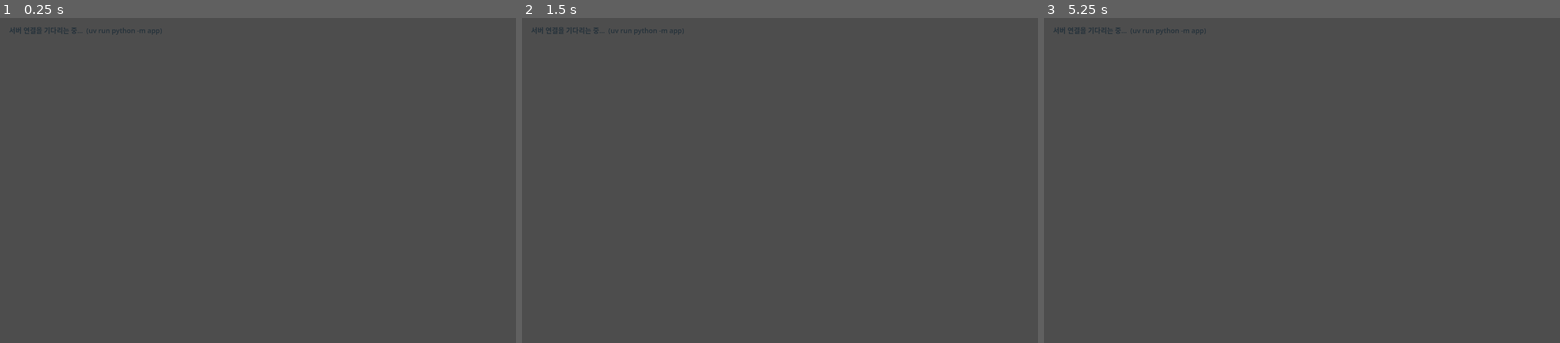
Above: before the commit, frames 1-3 (left to right).
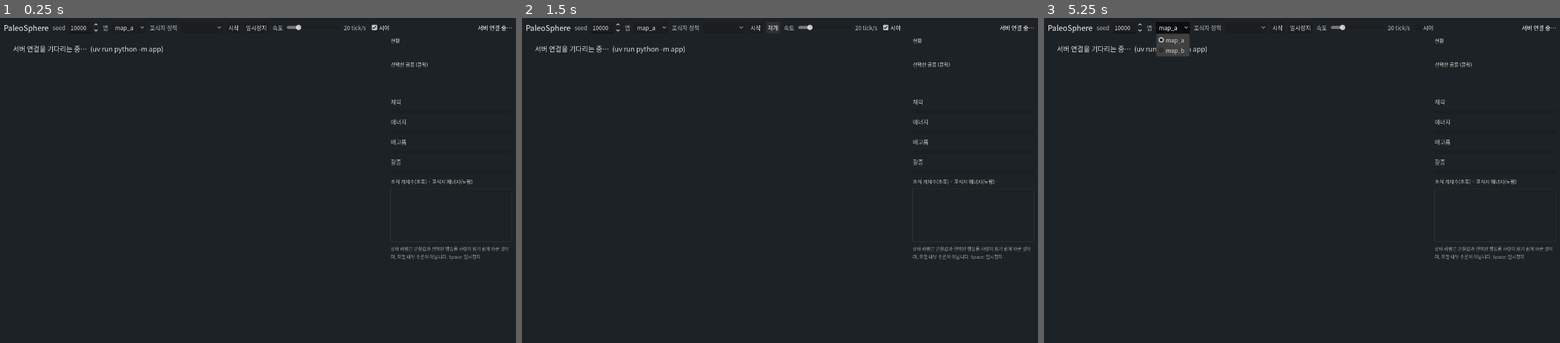
Above: after the commit, the same moments.

Repository: jngbnss/paleosphere-ai
Game: Godot game, scene res://scenes/main.tscn
Same seed, same stepped clock (60 frames per second), same inputs: the game is played once before the commit and once after it.
Inputs (mouse positions are in pixels of both pictures, inside the frame that each line leads up to):
- Up to frame 1 (0.25 s): no input
- Up to frame 2 (1.5 s): click (651, 27) at 0.5 s, where only the run after the commit has a clickable "map_a"; click (780, 27) at 1.25 s, where only the run after the commit has a clickable "일시정지"
- Up to frame 3 (5.25 s): click (1296, 27) at 2 s, where only the run after the commit has a clickable "재개"; click (1425, 27) at 2.75 s, where only the run after the commit has a clickable "시야"; click (1276, 27) at 3.5 s, where only the run after the commit has a clickable "시작"; click (1276, 27) at 4.25 s, where only the run after the commit has a clickable "시작"; click (1173, 27) at 5 s, where only the run after the commit has a clickable "map_a"

The runs differ from the first frame. In frame 1, 100% of the frame differs, in the area x 0-100%, y 0-100%; in frame 2, 100%; in frame 3, 99%.

Commit message:
feat: 4.4 Godot 관찰자 UI (정책 선택, 속도, 선택 패널, 상태 라벨, 그래프)
Co-Authored-By: Claude Opus 5.5 <noreply@anthropic.com>

Diff:
--- a/godot/scripts/main.gd
+++ b/godot/scripts/main.gd
@@ -1,29 +1,313 @@
 extends Control
-## PaleoSphere observer viewer. Connects to the sim server, starts a run and renders it.
-## Run headless smoke check: godot --headless --path godot -- --smoke
+## PaleoSphere observer viewer.
+## The Python server owns the simulation; this scene renders snapshots and sends commands.
+##   godot --path godot                         # normal
+##   godot --path godot -- --server=ws://host:port/ws/sim
+##   godot --headless --path godot -- --smoke   # CI/local smoke check
+
+const BAR_COLORS := {
+	"health": Color("4f9a53"), "energy": Color("d6a03a"),
+	"hunger": Color("c4472f"), "thirst": Color("5aa0c8"),
+}
+const BAR_NAMES := {"health": "체력", "energy": "에너지", "hunger": "배고픔", "thirst": "갈증"}
 
 var client: SimClient
 var world_view: WorldView
+var chart: LineChart
+
+var seed_box: SpinBox
+var map_option: OptionButton
+var policy_option: OptionButton
+var pause_button: Button
+var speed_slider: HSlider
+var speed_label: Label
+var status_label: Label
+var metrics_label: Label
+var selected_title: Label
+var selected_detail: Label
+var bars: Dictionary = {}
+
+var paused := false
+var last_snapshot: Dictionary = {}
 var smoke_mode := false
+var screenshot_path := ""
 var _smoke_snapshots := 0
-var _smoke_deadline := 15.0
+var _smoke_done := false
+var _smoke_deadline := 30.0
 
 
 func _ready() -> void:
 	smoke_mode = "--smoke" in OS.get_cmdline_user_args()
-	world_view = WorldView.new()
-	world_view.set_anchors_and_offsets_preset(Control.PRESET_FULL_RECT)
-	add_child(world_view)
+	for arg in OS.get_cmdline_user_args():
+		if arg.begins_with("--screenshot="):
+			screenshot_path = arg.trim_prefix("--screenshot=")
+			smoke_mode = true
+	RenderingServer.set_default_clear_color(Color("1d2226"))
+	_apply_theme()
+	_build_ui()
 
 	client = SimClient.new()
 	for arg in OS.get_cmdline_user_args():
 		if arg.begins_with("--server="):
 			client.url = arg.trim_prefix("--server=")
 	add_child(client)
+	client.connected.connect(func() -> void: _set_status("연결됨 — [시작]을 누르세요"))
+	client.disconnected.connect(func() -> void: _set_status("서버 연결 끊김, 재연결 중… (uv run python -m app)"))
 	client.hello_received.connect(_on_hello)
 	client.snapshot_received.connect(_on_snapshot)
-	client.error_received.connect(func(m: String) -> void: push_warning("server: " + m))
+	client.error_received.connect(func(m: String) -> void: _set_status("서버 오류: " + m))
 	client.connect_to_server()
+
+
+# ----------------------------------------------------------------------------- UI build
+func _apply_theme() -> void:
+	var font := SystemFont.new()
+	font.font_names = PackedStringArray(
+		["Malgun Gothic", "Apple SD Gothic Neo", "Noto Sans CJK KR", "Noto Sans KR", "sans-serif"])
+	var th := Theme.new()
+	th.default_font = font
+	th.default_font_size = 15
+	theme = th
+
+
+func _build_ui() -> void:
+	var root := VBoxContainer.new()
+	root.set_anchors_and_offsets_preset(Control.PRESET_FULL_RECT)
+	root.add_theme_constant_override("separation", 8)
+	add_child(root)
+
+	var margin := MarginContainer.new()
+	for side in ["left", "right", "top"]:
+		margin.add_theme_constant_override("margin_" + side, 10)
+	root.add_child(margin)
+	var bar := HBoxContainer.new()
+	bar.add_theme_constant_override("separation", 10)
+	margin.add_child(bar)
+
+	var title := Label.new()
+	title.text = "PaleoSphere"
+	title.add_theme_font_size_override("font_size", 20)
+	bar.add_child(title)
+
+	bar.add_child(_caption("seed"))
+	seed_box = SpinBox.new()
+	seed_box.min_value = 0
+	seed_box.max_value = 99999
+	seed_box.value = 10000
+	bar.add_child(seed_box)
+
+	bar.add_child(_caption("맵"))
+	map_option = OptionButton.new()
+	map_option.add_item("map_a")
+	map_option.add_item("map_b")
+	bar.add_child(map_option)
+
+	bar.add_child(_caption("포식자 정책"))
+	policy_option = OptionButton.new()
+	policy_option.custom_minimum_size.x = 110
+	bar.add_child(policy_option)
+
+	var start := Button.new()
+	start.text = "시작"
+	start.pressed.connect(_start)
+	bar.add_child(start)
+
+	pause_button = Button.new()
+	pause_button.text = "일시정지"
+	pause_button.pressed.connect(_toggle_pause)
+	bar.add_child(pause_button)
+
+	bar.add_child(_caption("속도"))
+	speed_slider = HSlider.new()
+	speed_slider.min_value = 1
+	speed_slider.max_value = 100
+	speed_slider.value = 20
+	speed_slider.custom_minimum_size.x = 140
+	speed_slider.size_flags_vertical = Control.SIZE_SHRINK_CENTER
+	speed_slider.value_changed.connect(_on_speed)
+	bar.add_child(speed_slider)
+	speed_label = _caption("20 tick/s")
+	bar.add_child(speed_label)
+
+	var vision := CheckBox.new()
+	vision.text = "시야"
+	vision.button_pressed = true
+	vision.toggled.connect(func(on: bool) -> void: world_view.show_vision = on)
+	bar.add_child(vision)
+
+	status_label = Label.new()
+	status_label.size_flags_horizontal = Control.SIZE_EXPAND_FILL
+	status_label.horizontal_alignment = HORIZONTAL_ALIGNMENT_RIGHT
+	status_label.text = "서버 연결 중…"
+	bar.add_child(status_label)
+
+	var body_margin := MarginContainer.new()
+	body_margin.size_flags_vertical = Control.SIZE_EXPAND_FILL
+	for side in ["left", "right", "bottom"]:
+		body_margin.add_theme_constant_override("margin_" + side, 10)
+	root.add_child(body_margin)
+	var body := HBoxContainer.new()
+	body.add_theme_constant_override("separation", 12)
+	body_margin.add_child(body)
+
+	world_view = WorldView.new()
+	world_view.size_flags_horizontal = Control.SIZE_EXPAND_FILL
+	world_view.size_flags_vertical = Control.SIZE_EXPAND_FILL
+	world_view.dino_selected.connect(func(_id: String) -> void: _refresh_selected())
+	body.add_child(world_view)
+
+	var side := VBoxContainer.new()
+	side.custom_minimum_size.x = 320
+	side.add_theme_constant_override("separation", 10)
+	body.add_child(side)
+
+	side.add_child(_section("현황"))
+	metrics_label = Label.new()
+	side.add_child(metrics_label)
+
+	side.add_child(_section("선택한 공룡 (클릭)"))
+	selected_title = Label.new()
+	selected_title.add_theme_font_size_override("font_size", 17)
+	side.add_child(selected_title)
+	selected_detail = Label.new()
+	selected_detail.autowrap_mode = TextServer.AUTOWRAP_WORD_SMART
+	side.add_child(selected_detail)
+	for key in ["health", "energy", "hunger", "thirst"]:
+		side.add_child(_caption(BAR_NAMES[key]))
+		var pb := ProgressBar.new()
+		pb.max_value = 100
+		pb.show_percentage = false
+		pb.custom_minimum_size.y = 10
+		var fill := StyleBoxFlat.new()
+		fill.bg_color = BAR_COLORS[key]
+		pb.add_theme_stylebox_override("fill", fill)
+		side.add_child(pb)
+		bars[key] = pb
+
+	side.add_child(_section("초식 개체수(초록) · 포식자 에너지(노랑)"))
+	chart = LineChart.new()
+	chart.custom_minimum_size = Vector2(300, 140)
+	side.add_child(chart)
+
+	var note := Label.new()
+	note.autowrap_mode = TextServer.AUTOWRAP_WORD_SMART
+	note.add_theme_font_size_override("font_size", 12)
+	note.modulate = Color(1, 1, 1, 0.6)
+	note.text = "상태 라벨은 관찰값과 선택된 행동을 사람이 읽기 쉽게 바꾼 것이며, 모델 내부 추론이 아닙니다. Space: 일시정지"
+	side.add_child(note)
+
+
+func _caption(text: String) -> Label:
+	var l := Label.new()
+	l.text = text
+	l.modulate = Color(1, 1, 1, 0.7)
+	return l
+
+
+func _section(text: String) -> Label:
+	var l := Label.new()
+	l.text = text
+	l.add_theme_font_size_override("font_size", 13)
+	l.modulate = Color(0.75, 0.85, 0.75)
+	return l
+
+
+func _set_status(text: String) -> void:
+	status_label.text = text
+
+
+# ----------------------------------------------------------------------------- commands
+func _start() -> void:
+	paused = false
+	pause_button.text = "일시정지"
+	chart.clear()
+	client.send_command({
+		"type": "start",
+		"seed": int(seed_box.value),
+		"map": map_option.get_item_text(map_option.selected),
+		"predator_policy": _selected_policy(),
+		"ticks_per_second": speed_slider.value,
+	})
+
+
+func _toggle_pause() -> void:
+	paused = not paused
+	pause_button.text = "재개" if paused else "일시정지"
+	client.send_command({"type": "pause" if paused else "resume"})
+
+
+func _on_speed(value: float) -> void:
+	speed_label.text = "%d tick/s" % int(value)
+	client.send_command({"type": "set_speed", "ticks_per_second": value})
+
+
+func _selected_policy() -> String:
+	if policy_option.item_count == 0:
+		return "rule"
+	return policy_option.get_item_text(policy_option.selected)
+
+
+func _unhandled_input(event: InputEvent) -> void:
+	if event is InputEventKey and event.pressed and event.keycode == KEY_SPACE:
+		_toggle_pause()
+
+
+# ----------------------------------------------------------------------------- server events
+func _on_hello(policies: Array, _maps: Array) -> void:
+	policy_option.clear()
+	for p in policies:
+		policy_option.add_item(String(p))
+	var preferred := policies.find("ppo")
+	policy_option.select(preferred if preferred >= 0 else 0)
+	if smoke_mode:
+		speed_slider.set_value_no_signal(60 if screenshot_path else 20)
+		_start()
+
+
+func _on_snapshot(s: Dictionary) -> void:
+	if not last_snapshot.is_empty() and (int(s["tick"]) < int(last_snapshot["tick"]) \
+			or s["seed"] != last_snapshot["seed"]):
+		chart.clear()
+	last_snapshot = s
+	world_view.set_snapshot(s, 1.0 / float(s.get("ticks_per_second", 10.0)))
+	var m: Dictionary = s["metrics"]
+	chart.add_point(int(s["tick"]), float(m["herbivores_alive"]), float(m["predator_energy"]))
+	metrics_label.text = "정책  %s\n초식 생존  %d / 8\n사냥  %d\n공격 시도 / 무효  %d / %d" % [
+		s["predator_policy"], int(m["herbivores_alive"]), int(m["kills"]),
+		int(m["attack_attempts"]), int(m["invalid_attacks"])]
+	var phase := "밤" if s["is_night"] else "낮"
+	var state := "종료" if s["done"] else ("일시정지" if s["paused"] else "진행 중")
+	_set_status("tick %d · %s · %s · seed %d · %s" % [
+		int(s["tick"]), phase, state, int(s["seed"]), s["map"]])
+	_refresh_selected()
+
+	if smoke_mode and not _smoke_done:
+		_smoke_snapshots += 1
+		if _smoke_snapshots >= (120 if screenshot_path else 20):
+			_smoke_done = true
+			if screenshot_path:
+				await RenderingServer.frame_post_draw
+				get_viewport().get_texture().get_image().save_png(screenshot_path)
+			print("SMOKE OK tick=%d policy=%s dinos=%d" % [
+				int(s["tick"]), s["predator_policy"], s["dinos"].size()])
+			get_tree().quit(0)
+
+
+func _refresh_selected() -> void:
+	if last_snapshot.is_empty():
+		return
+	for d in last_snapshot["dinos"]:
+		if String(d["agent_id"]) != world_view.selected_id:
+			continue
+		selected_title.text = "%s  ·  %s" % [d["agent_id"], d.get("status_label", "")]
+		var target: Variant = d.get("target_id")
+		selected_detail.text = "행동: %s%s%s" % [
+			d["current_action"],
+			("  → " + String(target)) if target != null else "",
+			("" if d["alive"] else "  (사망: %s)" % d.get("death_cause"))]
+		for key in bars:
+			bars[key].value = float(d[key])
+		return
 
 
 func _process(delta: float) -> void:
@@ -32,20 +316,3 @@
 		if _smoke_deadline <= 0.0:
 			print("SMOKE FAIL: no snapshots from server")
 			get_tree().quit(1)
-
-
-func _on_hello(policies: Array, _maps: Array) -> void:
-	client.send_command({
-		"type": "start", "seed": 10000, "map": "map_a",
-		"predator_policy": "ppo" if "ppo" in policies else "rule", "ticks_per_second": 20,
-	})
-
-
-func _on_snapshot(s: Dictionary) -> void:
-	world_view.set_snapshot(s, 1.0 / float(s.get("ticks_per_second", 10.0)))
-	if smoke_mode:
-		_smoke_snapshots += 1
-		if _smoke_snapshots >= 20:
-			print("SMOKE OK tick=%d policy=%s dinos=%d" % [
-				int(s["tick"]), s["predator_policy"], s["dinos"].size()])
-			get_tree().quit(0)
--- a/godot/scripts/world_view.gd
+++ b/godot/scripts/world_view.gd
@@ -77,7 +77,7 @@
 func _draw() -> void:
 	if snapshot.is_empty():
 		draw_string(get_theme_default_font(), Vector2(24, 40), "서버 연결을 기다리는 중…  (uv run python -m app)",
-			HORIZONTAL_ALIGNMENT_LEFT, -1, 18, COLOR_INK)
+			HORIZONTAL_ALIGNMENT_LEFT, -1, 18, Color(0.85, 0.88, 0.9))
 		return
 	var s := _scale()
 	var map_px := float(snapshot.get("map_size", 64.0)) * s
Not shown, changed: PLAN.md
